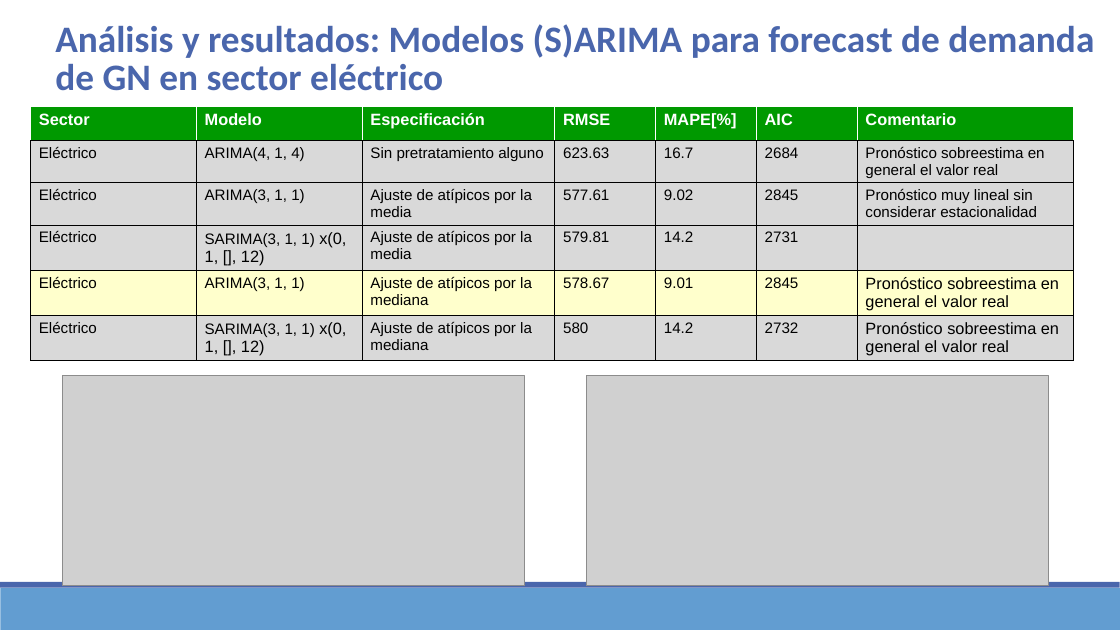
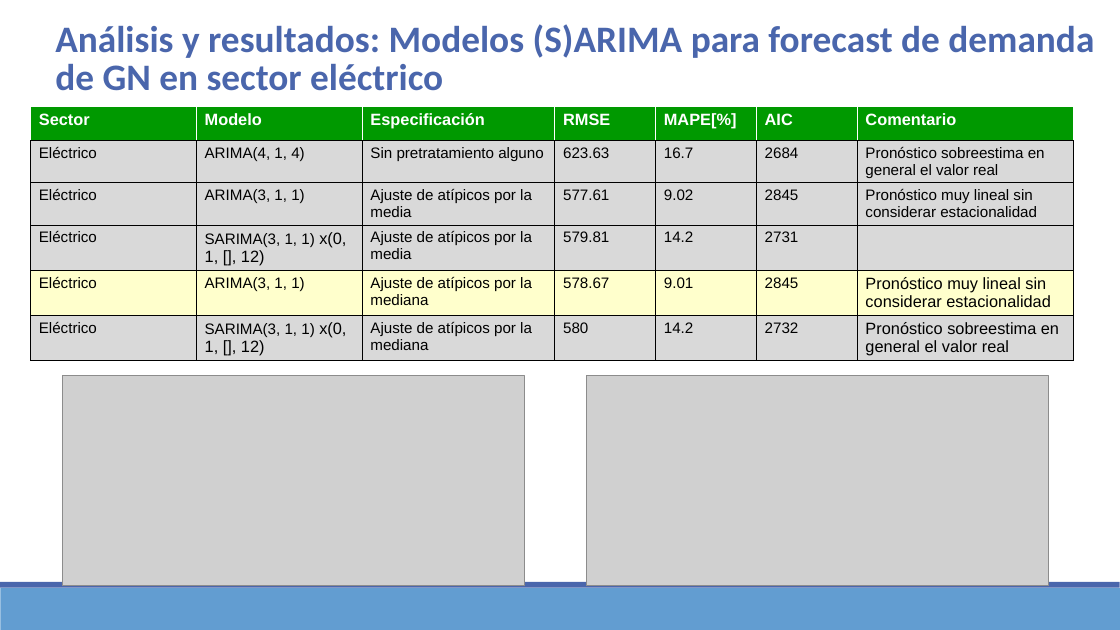
Before and after one commit to Sergio-Ibarra-1795/Diplomado_UNAM_DC_Full_gitHub, a slide deck: slide 11 of Diplomado_DS_Proyecto_Final/Proyecto_final_Diplomado_DS_UNAM_v2.pptx. Drawn at 1120x630 pixels with LibreOffice and Linux fonts; fonts in the diff are those of the drawing; grey boxes stand for pictures. Boxes give left, top, right and bottom in pixels: in the first picture for what was removed or moved away, otherwise in the second. Text is boxed around its words. In the diff, an @@ line names an element or a change of style, - is before the commit and + after.

```diff
--- a/Diplomado_DS_Proyecto_Final/Proyecto_final_Diplomado_DS_UNAM_v2.pptx
+++ b/Diplomado_DS_Proyecto_Final/Proyecto_final_Diplomado_DS_UNAM_v2.pptx
@@ table at bbox=[30, 107, 1072, 373] @@
-row 5, column 7: Pronóstico sobreestima en general el valor real
+row 5, column 7: Pronóstico muy lineal sin considerar estacionalidad
```
Also in this commit, not shown: 3 other slides changed, 1 slide added, 11 other files.
